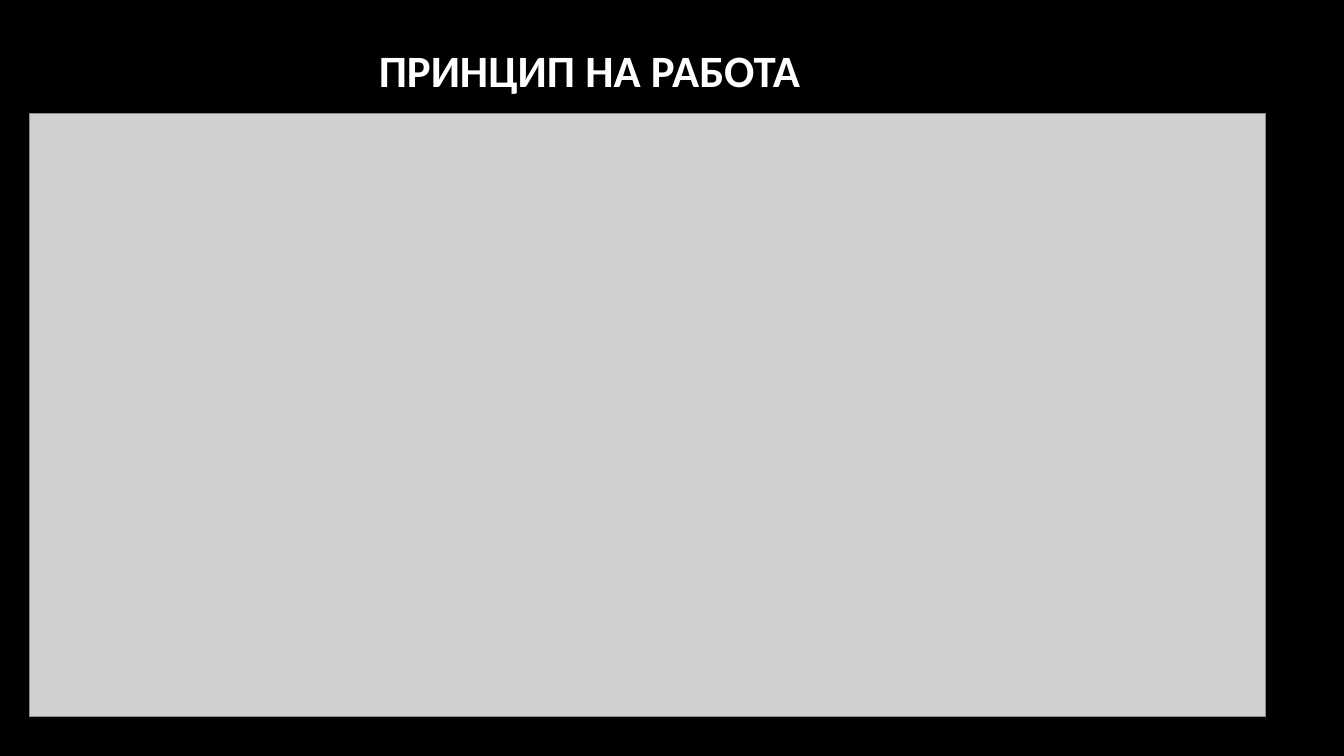
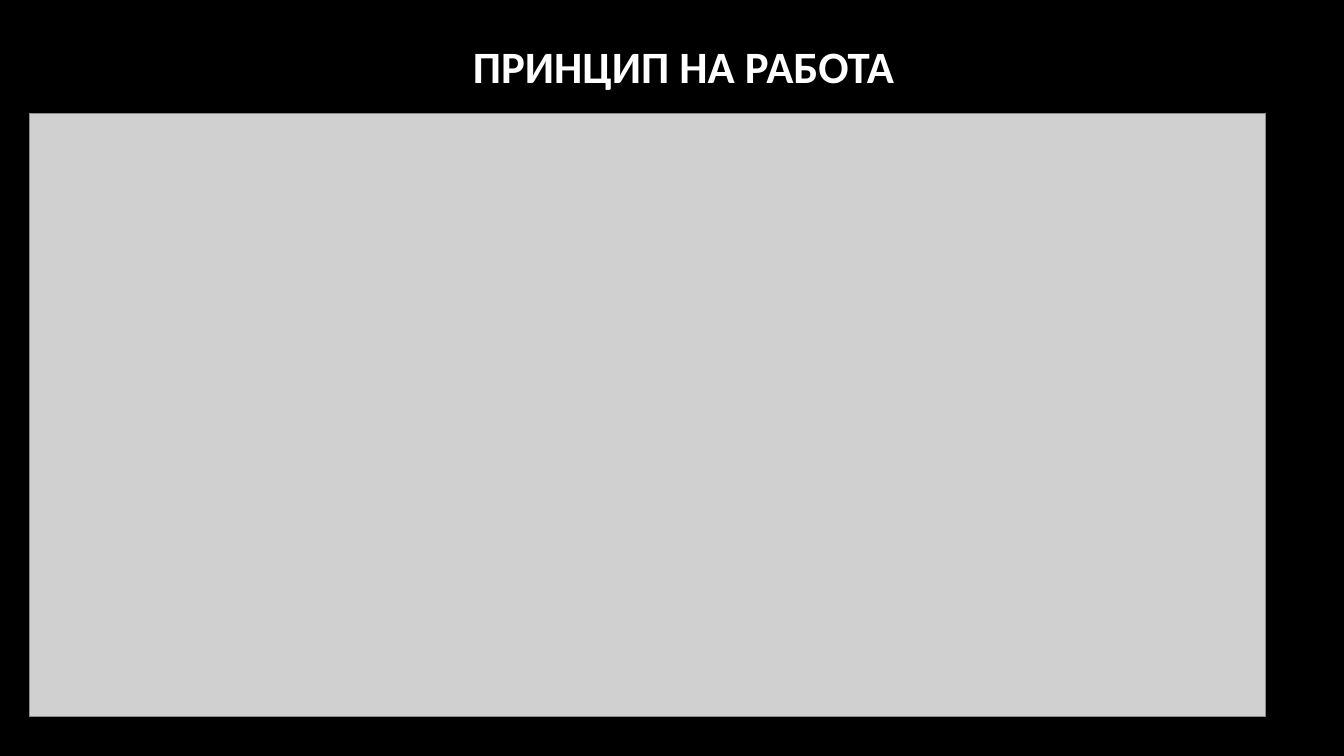
Before and after one commit to pgee-dzi2024/ThemeSP_2603, a slide deck: slide 7 of DR/Защита.pptx. Drawn at 1344x756 pixels with LibreOffice and Linux fonts; fonts in the diff are those of the drawing; grey boxes stand for pictures; background and template pictures are left out. Boxes give left, top, right and bottom in pixels: in the first picture for what was removed or moved away, otherwise in the second. Text is boxed around its words. In the diff, an @@ line names an element or a change of style, - is before the commit and + after.

```diff
--- a/DR/Защита.pptx
+++ b/DR/Защита.pptx
@@ title "ПРИНЦИП НА РАБОТА": place and size @@
-title "ПРИНЦИП НА РАБОТА" at box(379, 57, 800, 94)
+title "ПРИНЦИП НА РАБОТА" at box(473, 53, 894, 90)
@@ title "ПРИНЦИП НА РАБОТА" at box(473, 53, 894, 90): alignment left to centre @@
```
Also in this commit, not shown: 6 other slides changed, 1 slide added, 1 slide removed, 1 other file.
